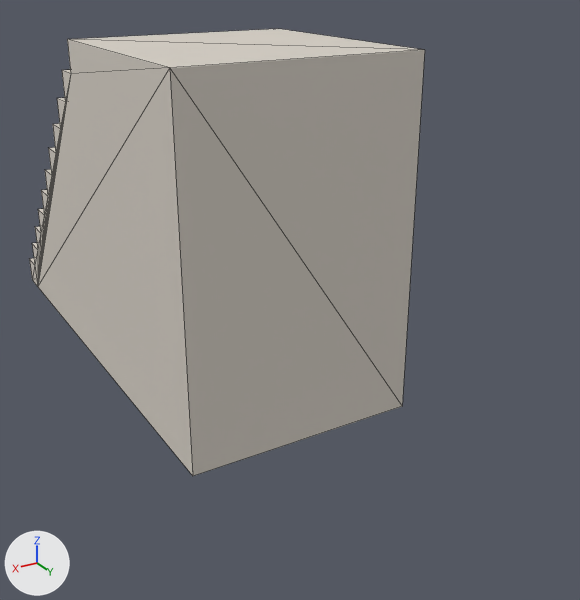
Two versions of the FBX model Assets/Meshes/SM_Stairs.FBX, one commit apart.
Rendered twice from a camera (50 mm lens) standing at (2.03, 9.59, 3.7) and looking at (-1.5, 3.7, 0.76). The lights are fixed; the arrows at lower left show +X, +Y and +Z. Mesh edges are drawn as thin lines. Where no turn or scale is listed for an object, it has been applied to the vertices.

The first picture shows 'SM_Stairs'.
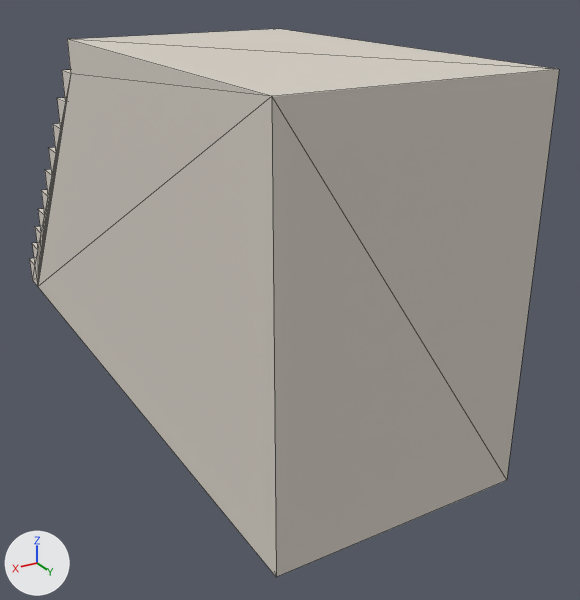
Location of each change, (x1, y1, x2, y2) in pixels of the pictures (580 x 600 px; the box of a moved part takes in the faces that stretch with it):
'SM_Stairs', reshaped (34% wider, 23% taller): before (29, 29, 425, 476); after (29, 29, 559, 577)
part 1 of me_mesh, moved or reshaped: before (38, 37, 425, 476); after (38, 37, 559, 577)

What changed in the scene script:
```text
Change me_mesh:
    where me_mesh.from_pydata(...)  # 50 vertices, 96 faces; spans x -2.03..0.01, y 0.0..4.77, z 0.0..3.05
    used by ob_sm_stairs; location = (0.0, 0.0, 0.0)
    before: 0 (-2.02, 4.77, 3.05) at pixel (424, 49), 1 (0.01, 4.77, 3.05) at pixel (169, 67), 48 (-2.02, 4.77, 0.01) at pixel (402, 406), 49 (0.01, 4.77, 0.01) at pixel (192, 476)
    me_mesh part 1
    add for i in [0, 1, 48, 49]: me_mesh.vertices[i].co += Vector((0.0, 1.28, 0.0))
```
